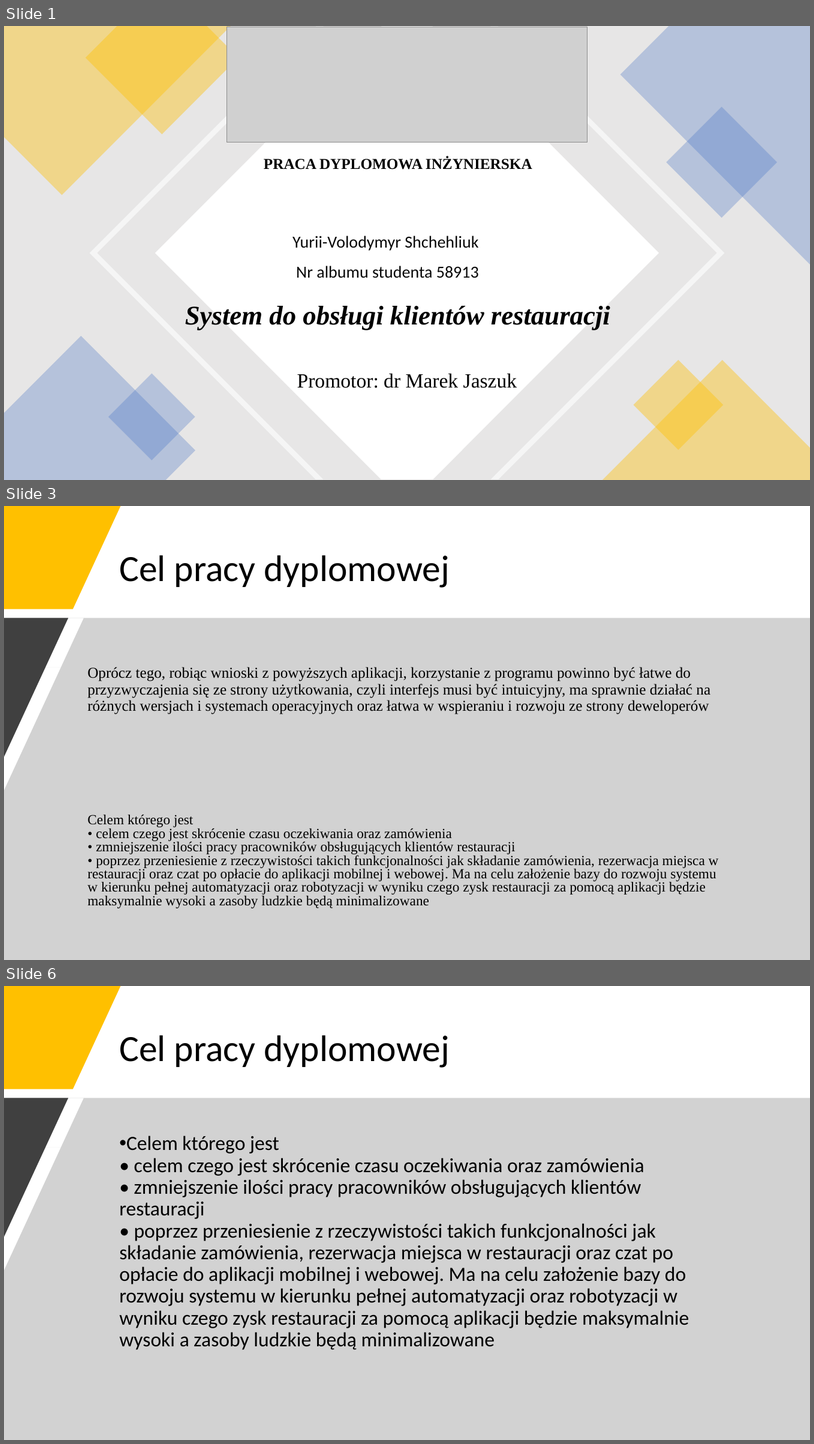
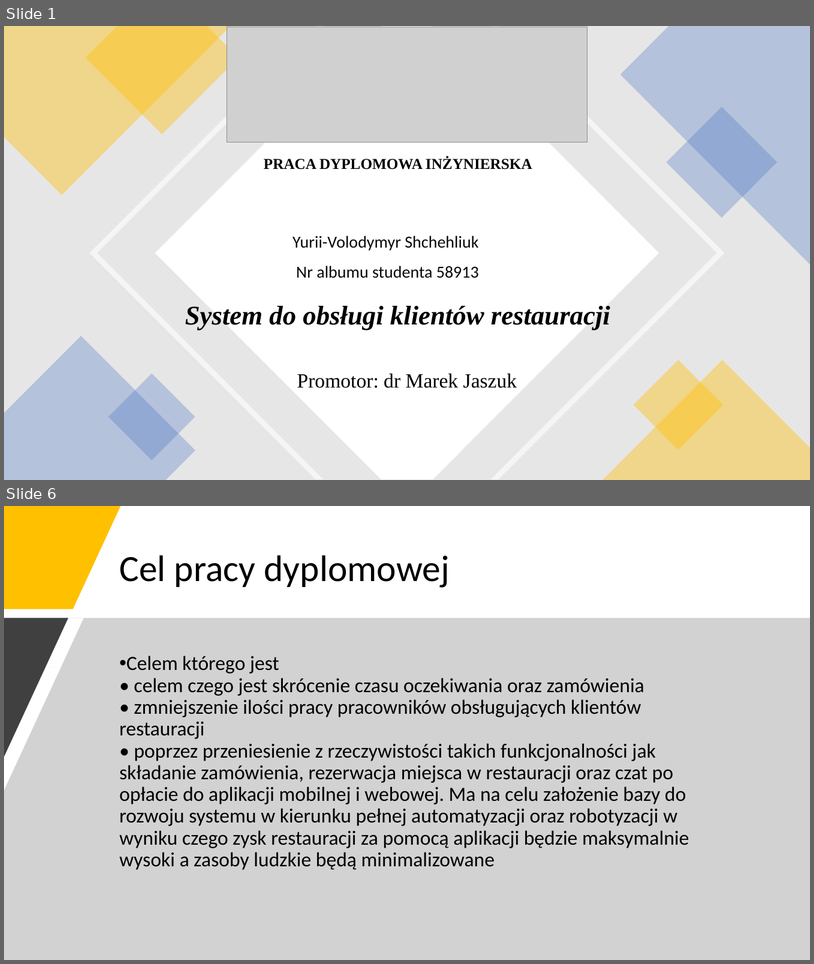
Before and after one commit to yurii-shchehliuk/ECommerce-Restaurant, a slide deck: PRACA DYPLOMOWA INŻYNIERSKA.pptx. Shown one above the other, each under a label of ours: slides 1, 3 and 6 before the commit, slides 1 and 6 after it; the slides between them are not shown. The pictures are 814x1444 and 814x964 pixels, drawn with LibreOffice and Linux fonts; fonts in the diff are those of the drawing; grey boxes stand for pictures. Boxes give left, top, right and bottom in pixels: in the first picture for what was removed or moved away, otherwise in the second. Text is boxed around its words. In the diff, an @@ line names an element or a change of style, - is before the commit and + after.

```diff
--- a/PRACA DYPLOMOWA INŻYNIERSKA.pptx
+++ b/PRACA DYPLOMOWA INŻYNIERSKA.pptx
@@ slide 3 removed at (4, 506, 810, 960), background #FFFFFF @@
@@ freeform shape removed at (4, 506, 121, 609) @@
@@ title removed at (119, 555, 450, 588) @@
-Cel pracy dyplomowej
@@ freeform shape removed at (4, 618, 810, 960) @@
@@ freeform shape removed at (4, 618, 68, 756) @@
@@ text removed at (87, 667, 711, 714) @@
-Oprócz tego, robiąc wnioski z powyższych aplikacji, korzystanie z programu powinno być łatwe do przyzwyczajenia się ze strony użytkowania, czyli interfejs musi być intuicyjny, ma sprawnie działać na różnych wersjach i systemach operacyjnych oraz łatwa w wspieraniu i rozwoju ze strony deweloperów
@@ text removed at (87, 814, 719, 908) @@
-Celem którego jest
-• celem czego jest skrócenie czasu oczekiwania oraz zamówienia
-• zmniejszenie ilości pracy pracowników obsługujących klientów restauracji
-• poprzez przeniesienie z rzeczywistości takich funkcjonalności jak składanie zamówienia, rezerwacja miejsca w restauracji oraz czat po opłacie do aplikacji mobilnej i webowej. Ma na celu założenie bazy do rozwoju systemu w kierunku pełnej automatyzacji oraz robotyzacji w wyniku czego zysk restauracji za pomocą aplikacji będzie maksymalnie wysoki a zasoby ludzkie będą minimalizowane
```
Also in this commit, not shown: 1 slide changed, 8 slides added, 4 other slides removed, 3 other files.
